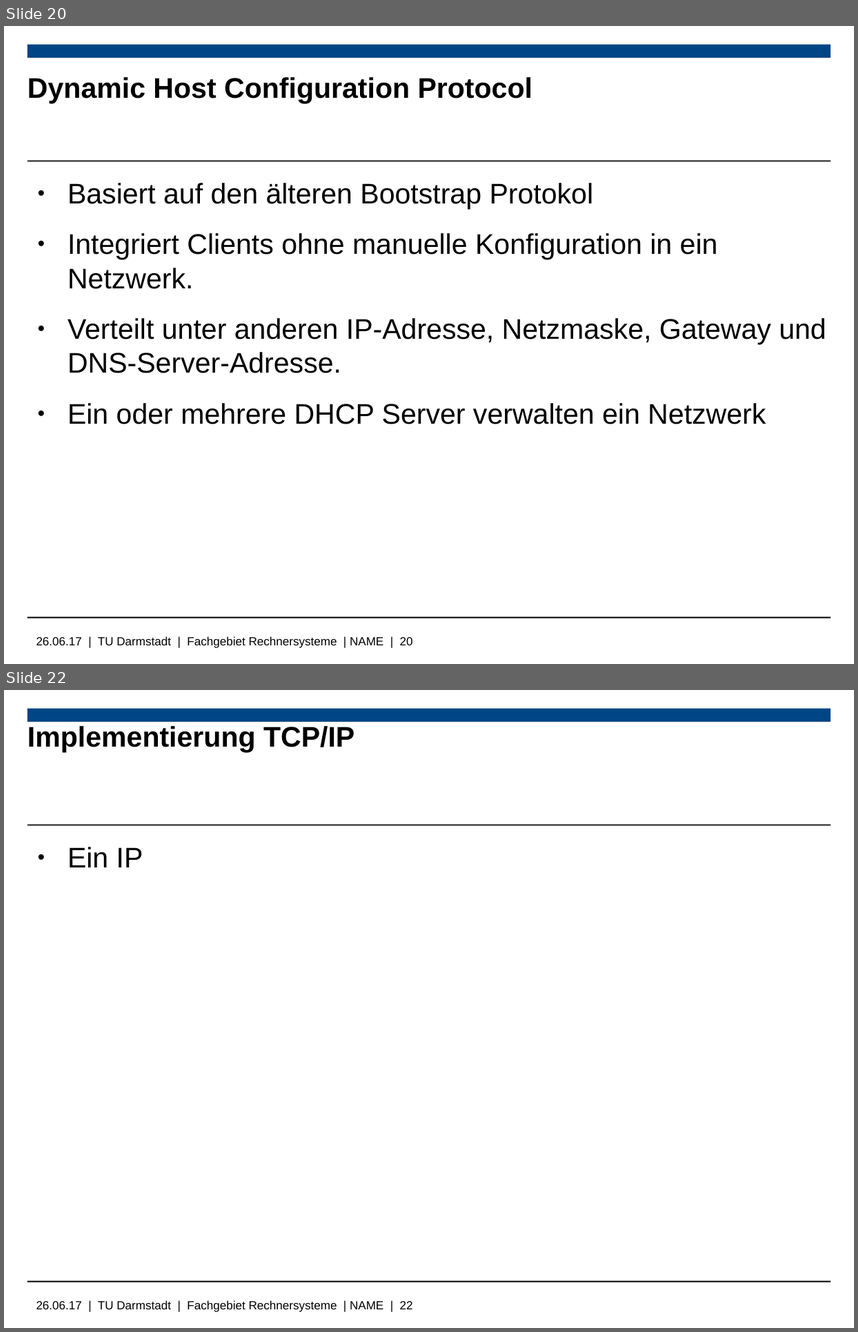
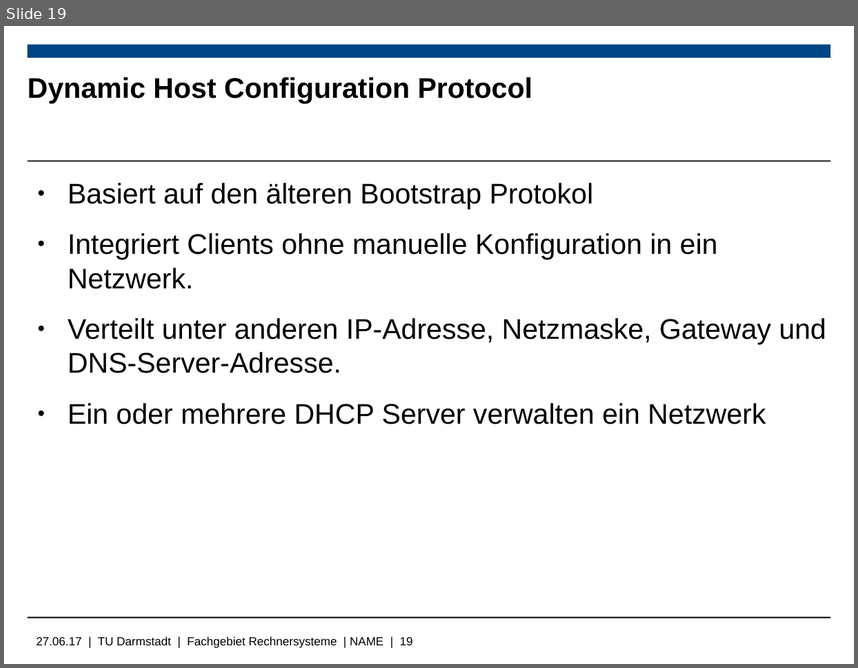
Before and after one commit to Wiero/Bachelorarbeit, a slide deck: Bachelorpräsenation.odp. Shown one above the other, each under a label of ours: slides 20 and 22 before the commit, slide 19 after it; the slides between them are not shown. The pictures are 858x1332 and 858x668 pixels, drawn with LibreOffice and Linux fonts; fonts in the diff are those of the drawing; background and template pictures are left out. Boxes give left, top, right and bottom in pixels: in the first picture for what was removed or moved away, otherwise in the second. Text is boxed around its words. In the diff, an @@ line names an element or a change of style, - is before the commit and + after.

```diff
--- a/Bachelorpräsenation.odp
+++ b/Bachelorpräsenation.odp
@@ slide 22 removed at (x1=4, y1=690, x2=854, y2=1328), background #FFFFFF; not listed: 4 template elements that a slide beside it also shows @@
@@ title removed at (x1=27, y1=726, x2=355, y2=752) @@
-Implementierung TCP/IP
@@ text removed at (x1=67, y1=847, x2=143, y2=867) @@
-● Ein IP
@@ what was slide 20 is now slide 19 @@
@@ text at (x1=36, y1=636, x2=413, y2=648): text changed @@
-26.06.17 | TU Darmstadt | Fachgebiet Rechnersysteme | NAME | 20
+27.06.17 | TU Darmstadt | Fachgebiet Rechnersysteme | NAME | 19
```
Also in this commit, not shown: 8 slides changed, 8 slides added, 2 other slides removed, 6 other files.
